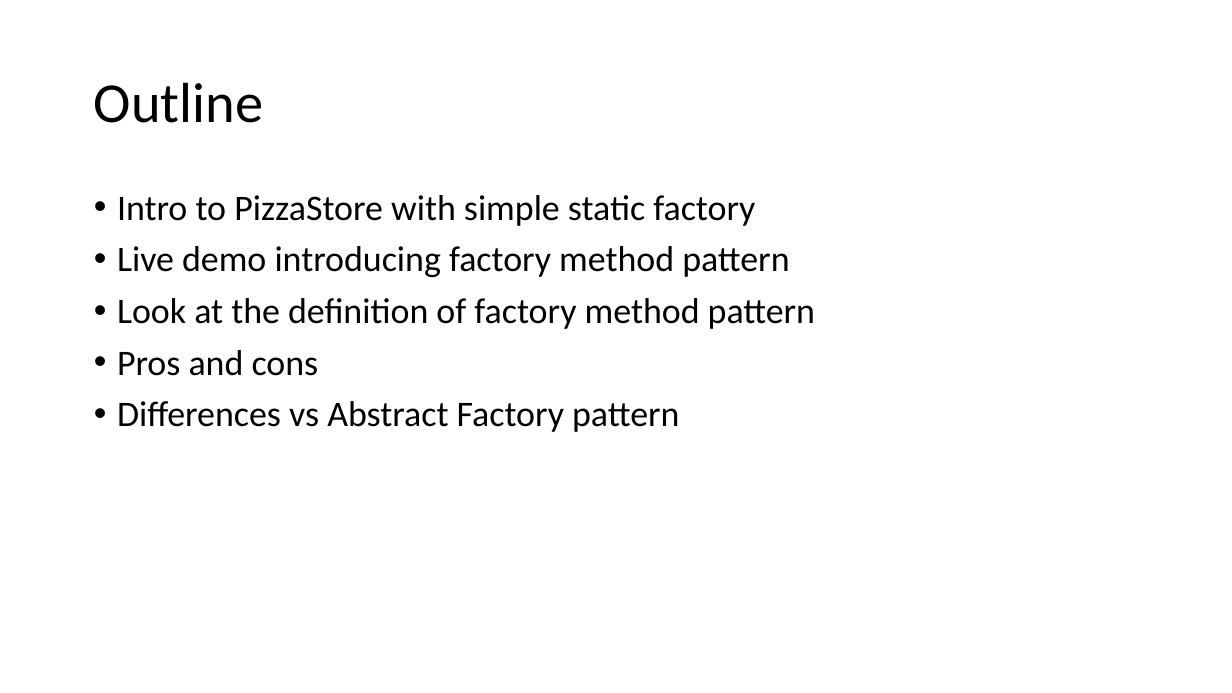
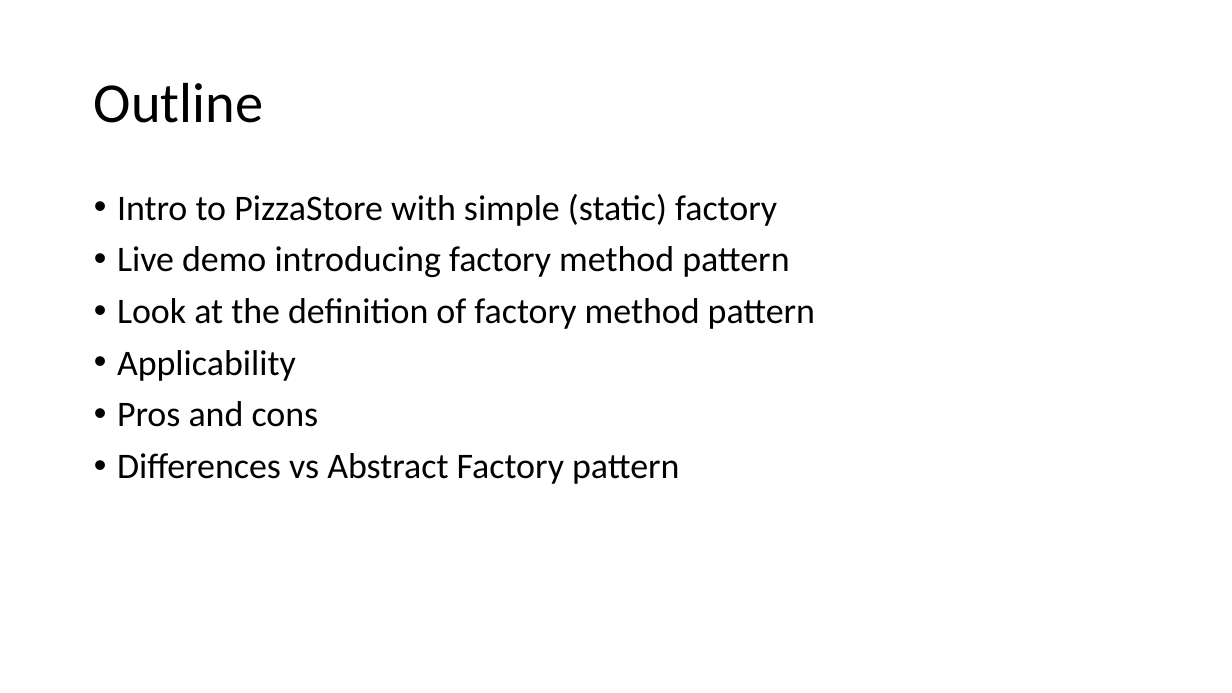
Before and after one commit to crsdrw/patterns, a slide deck: slide 2 of Patterns/docs/Factory Method.pptx. Drawn at 1232x693 pixels with LibreOffice and Linux fonts; fonts in the diff are those of the drawing. Boxes give left, top, right and bottom in pixels: in the first picture for what was removed or moved away, otherwise in the second. Text is boxed around its words. In the diff, an @@ line names an element or a change of style, - is before the commit and + after.

```diff
--- a/Patterns/docs/Factory Method.pptx
+++ b/Patterns/docs/Factory Method.pptx
@@ text at [117, 194, 777, 226]: text changed @@
-• Intro to PizzaStore with simple static factory
+• Intro to PizzaStore with simple (static) factory
@@ text at [117, 350, 296, 381]: paragraph added @@
+• Applicability
```
Also in this commit, not shown: 5 other slides changed, 4 slides added, 2 slides removed, 4 other files.
